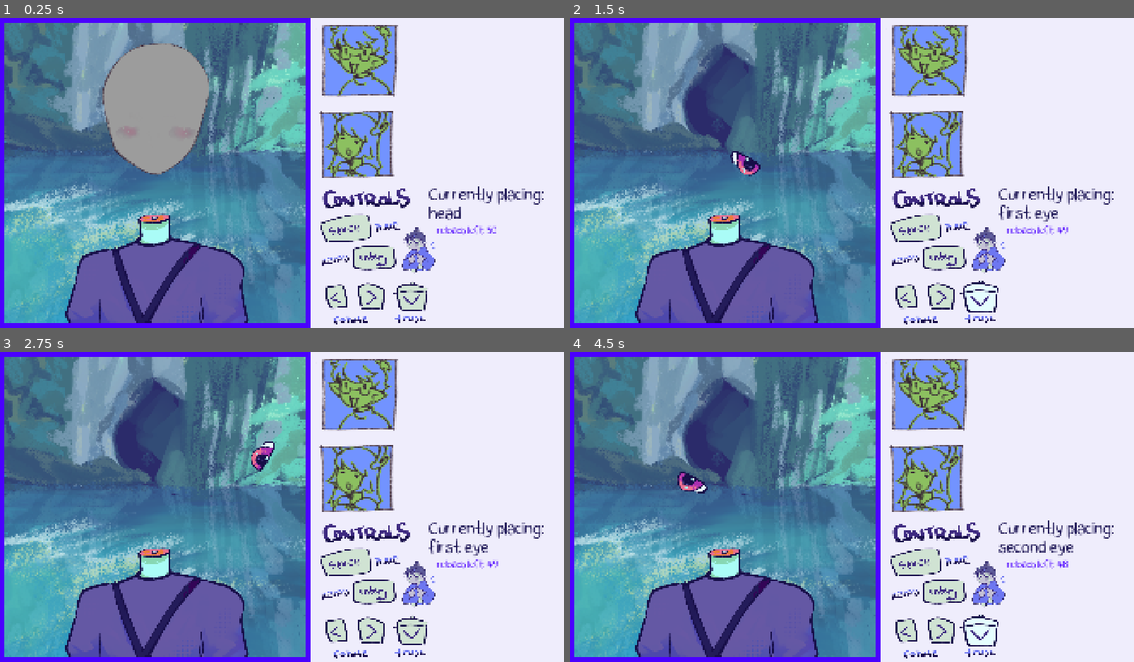
Above: before the commit, frames 1-4 (two rows, left to right).
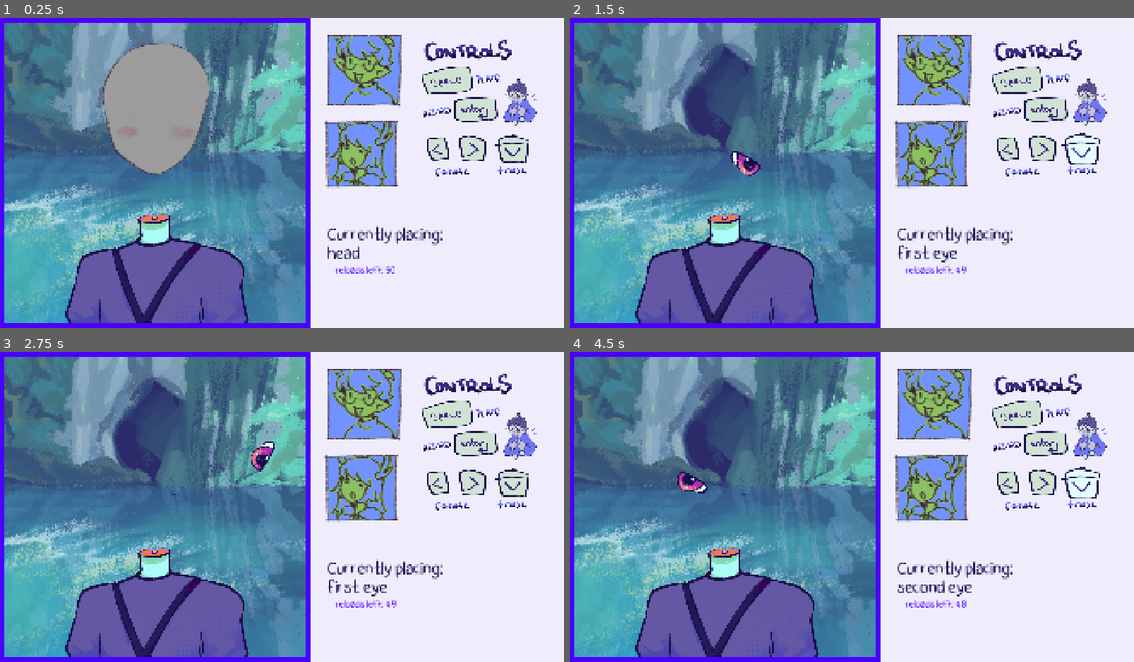
Above: after the commit, the same moments.

Repository: Herbeon/haven-toronto-game
Game: Godot game, scene res://game.tscn
Same seed, same stepped clock (60 frames per second), same inputs: the game is played once before the commit and once after it.
Inputs (mouse positions are in pixels of both pictures, inside the frame that each line leads up to):
- Up to frame 1 (0.25 s): no input
- Up to frame 2 (1.5 s): tap Enter (reload) at 0.5 s; move the mouse to (976, 157) at 0.52 s; hold Up 0.53-1.28 s; hold Left (rotate_ccwise) 0.53-1.28 s; click (976, 157) at 0.67 s; move the mouse to (739, 188) at 1.27 s; hold Down (trashbin) from 1.28 s (still down); tap Right (rotate_clockwise) at 1.35 s
- Up to frame 3 (2.75 s): move the mouse to (338, 438) at 2.02 s; release Down (trashbin) at 2.03 s; hold Up from 2.03 s (still down); tap Alt at 2.1 s
- Up to frame 4 (4.5 s): move the mouse to (823, 569) at 2.77 s; tap Shift at 2.85 s; click (823, 569) at 2.92 s; move the mouse to (1021, 553) at 3.52 s; release Up at 3.53 s; hold Left (rotate_ccwise) 3.53-4.28 s; hold Down (trashbin) from 3.53 s (still down); tap Enter (reload) at 4.15 s; move the mouse to (682, 460) at 4.27 s; tap Right (rotate_clockwise) at 4.35 s

The runs differ from the first frame. In frame 1, 13% of the frame differs, in the area x 56-97%, y 2-99%; in frame 2, 13%; in frame 3, 13%; in frame 4, 13%.

Commit message:
UI and speed update

Diff:
--- a/havenBounceBack/clothesacc.gd
+++ b/havenBounceBack/clothesacc.gd
@@ -11,7 +11,7 @@
 
 
 func start():
-	visual = ["collar1","collar2","ribbon1"].pick_random()
+	visual = ["collar1","collar2","ribbon1","coriscarf"].pick_random()
 	$AnimatedSprite2D.play(visual)
 
 	get_node("CollisionShape2Dbig").disabled = true
--- a/havenBounceBack/clothesacc.tscn
+++ b/havenBounceBack/clothesacc.tscn
@@ -4,6 +4,7 @@
 [ext_resource type="Texture2D" uid="uid://c4ngfcamiug0a" path="res://images and character assets/Collar 1.PNG" id="1_6bndm"]
 [ext_resource type="Texture2D" uid="uid://bis2iu3o6k6m1" path="res://images and character assets/Collar 2.PNG" id="2_5dtfb"]
 [ext_resource type="Texture2D" uid="uid://c6vpoqwc7cdvu" path="res://images and character assets/head acc 2.PNG" id="3_4os5d"]
+[ext_resource type="Texture2D" uid="uid://docsilvfd1200" path="res://images and character assets/cori scarf.png" id="5_4os5d"]
 
 [sub_resource type="CircleShape2D" id="CircleShape2D_3p08f"]
 radius = 58.034473
@@ -36,6 +37,14 @@
 "loop": 1,
 "name": &"ribbon1",
 "speed": 5.0
+}, {
+"frames": [{
+"duration": 1.0,
+"texture": ExtResource("5_4os5d")
+}],
+"loop": 1,
+"name": &"scarf1",
+"speed": 5.0
 }]
 
 [node name="clothesacc" type="CharacterBody2D" unique_id=1491631888]
@@ -50,4 +59,4 @@
 
 [node name="AnimatedSprite2D" type="AnimatedSprite2D" parent="." unique_id=2074848652]
 sprite_frames = SubResource("SpriteFrames_tcrup")
-animation = &"collar1"
+animation = &"scarf1"
--- a/havenBounceBack/ear_1.gd
+++ b/havenBounceBack/ear_1.gd
@@ -71,7 +71,7 @@
 			velocity = velocity.bounce(collision.get_normal())
 
 			#print(velocity)
-			if(abs(velocity.x) < 2000 && abs(velocity.y) < 2000):
+			if(abs(velocity.x) < 1500 && abs(velocity.y) < 1500):
 				velocity *= 1.1
 		can_be_paused_now = true
 
--- a/havenBounceBack/ear_2.gd
+++ b/havenBounceBack/ear_2.gd
@@ -70,7 +70,7 @@
 			velocity = velocity.bounce(collision.get_normal())
 
 			#print(velocity)
-			if(abs(velocity.x) < 2000 && abs(velocity.y) < 2000):
+			if(abs(velocity.x) < 1500 && abs(velocity.y) < 1500):
 				velocity *= 1.1
 		can_be_paused_now = true
 
--- a/havenBounceBack/eye_1.gd
+++ b/havenBounceBack/eye_1.gd
@@ -58,7 +58,7 @@
 			velocity = velocity.bounce(collision.get_normal())
 
 			#print(velocity)
-			if(abs(velocity.x) < 2000 && abs(velocity.y) < 2000):
+			if(abs(velocity.x) < 1800 && abs(velocity.y) < 1800):
 				velocity *= 1.1
 		can_be_paused_now = true
 
--- a/havenBounceBack/eye_2.gd
+++ b/havenBounceBack/eye_2.gd
@@ -58,7 +58,7 @@
 			velocity = velocity.bounce(collision.get_normal())
 
 			#print(velocity)
-			if(abs(velocity.x) < 2000 && abs(velocity.y) < 2000):
+			if(abs(velocity.x) < 1800 && abs(velocity.y) < 1800):
 				velocity *= 1.1
 		can_be_paused_now = true
 
--- a/havenBounceBack/eyebrow_1.gd
+++ b/havenBounceBack/eyebrow_1.gd
@@ -54,7 +54,7 @@
 			velocity = velocity.bounce(collision.get_normal())
 
 			#print(velocity)
-			if(abs(velocity.x) < 2000 && abs(velocity.y) < 2000):
+			if(abs(velocity.x) < 1500 && abs(velocity.y) < 1500):
 				velocity *= 1.1
 		can_be_paused_now = true
 
--- a/havenBounceBack/eyebrow_2.gd
+++ b/havenBounceBack/eyebrow_2.gd
@@ -54,7 +54,7 @@
 			velocity = velocity.bounce(collision.get_normal())
 
 			#print(velocity)
-			if(abs(velocity.x) < 2000 && abs(velocity.y) < 2000):
+			if(abs(velocity.x) < 1500 && abs(velocity.y) < 1500):
 				velocity *= 1.1
 		can_be_paused_now = true
 func got_paused():
--- a/havenBounceBack/game.tscn
+++ b/havenBounceBack/game.tscn
@@ -15,6 +15,7 @@
 [ext_resource type="PackedScene" uid="uid://ccu8645egrb3x" path="res://ear_2.tscn" id="7_vef74"]
 [ext_resource type="Texture2D" uid="uid://ct4allsyaoqpj" path="res://images and character assets/Rxn 1.png" id="7_xa8c5"]
 [ext_resource type="Texture2D" uid="uid://bkoh5b0faixkj" path="res://images and character assets/Rxn 2.png" id="8_5b14r"]
+[ext_resource type="Texture2D" uid="uid://c5v5vl5a027pq" path="res://images and character assets/Rxn 3.png" id="8_bnpwn"]
 [ext_resource type="Texture2D" uid="uid://dayl2ovffhxuf" path="res://backgrounds/leftpressed.png" id="8_rvswv"]
 [ext_resource type="Texture2D" uid="uid://dh1t1yxedru7f" path="res://backgrounds/rightpressed.png" id="9_boyg6"]
 [ext_resource type="PackedScene" uid="uid://x2u2rsucnlf8" path="res://mouth.tscn" id="9_vef74"]
@@ -64,7 +65,10 @@
 "name": &"happy",
 "speed": 5.0
 }, {
-"frames": [],
+"frames": [{
+"duration": 1.0,
+"texture": ExtResource("8_bnpwn")
+}],
 "loop": 1,
 "name": &"neutral",
 "speed": 5.0
@@ -84,10 +88,10 @@
 [node name="Control" type="Control" parent="." unique_id=828224688]
 layout_mode = 3
 anchors_preset = 0
-offset_left = 1638.0
-offset_top = 550.0
-offset_right = 1678.0
-offset_bottom = 590.0
+offset_left = 1293.0
+offset_top = 686.0
+offset_right = 1333.0
+offset_bottom = 726.0
 
 [node name="Label" type="Label" parent="Control" unique_id=1692377689]
 layout_mode = 0
@@ -121,17 +125,17 @@
 texture = ExtResource("4_x5p1p")
 
 [node name="controls explained" type="TextureRect" parent="." unique_id=1816787531]
-offset_left = 1069.0
-offset_top = 532.0
-offset_right = 1798.3333
-offset_bottom = 1079.0
+offset_left = 1414.0
+offset_top = 28.0
+offset_right = 2143.3333
+offset_bottom = 575.0
 texture = ExtResource("5_x5p1p")
 expand_mode = 1
 script = ExtResource("5_7sc4i")
 metadata/_edit_group_ = true
 
 [node name="incurby" type="AnimatedSprite2D" parent="controls explained" unique_id=1728557472]
-position = Vector2(-196, -37)
+position = Vector2(-526, 500)
 sprite_frames = SubResource("SpriteFrames_tcrup")
 animation = &"neutral"
 
--- a/havenBounceBack/headacc_1.gd
+++ b/havenBounceBack/headacc_1.gd
@@ -55,7 +55,7 @@
 			velocity = velocity.bounce(collision.get_normal())
 
 			#print(velocity)
-			if(abs(velocity.x) < 2000 && abs(velocity.y) < 2000):
+			if(abs(velocity.x) < 1800 && abs(velocity.y) < 1800):
 				velocity *= 1.1
 		can_be_paused_now = true
 
--- a/havenBounceBack/headacc_2.gd
+++ b/havenBounceBack/headacc_2.gd
@@ -55,7 +55,7 @@
 			velocity = velocity.bounce(collision.get_normal())
 
 			#print(velocity)
-			if(abs(velocity.x) < 2000 && abs(velocity.y) < 2000):
+			if(abs(velocity.x) < 1800 && abs(velocity.y) < 1800):
 				velocity *= 1.1
 		can_be_paused_now = true
 
--- a/havenBounceBack/mouth.gd
+++ b/havenBounceBack/mouth.gd
@@ -55,7 +55,7 @@
 			velocity = velocity.bounce(collision.get_normal())
 
 			#print(velocity)
-			if(abs(velocity.x) < 2000 && abs(velocity.y) < 2000):
+			if(abs(velocity.x) < 1500 && abs(velocity.y) < 1500):
 				velocity *= 1.1
 		can_be_paused_now = true
 
Not shown, added: havenBounceBack/images and character assets/Rxn 3.png.import
